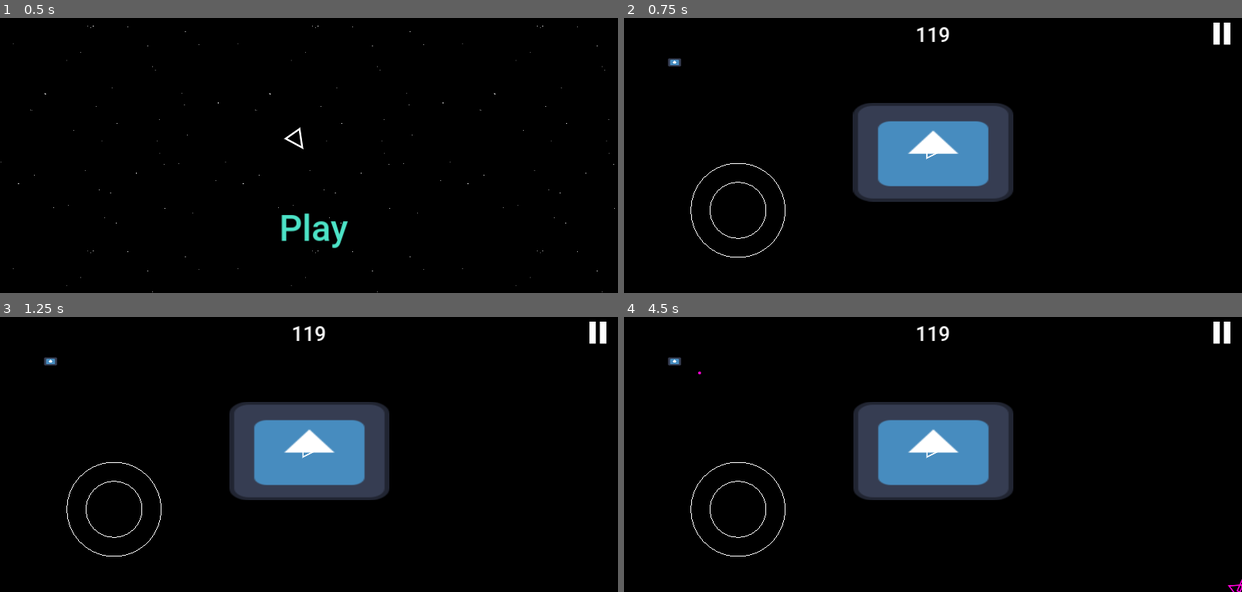
Above: before the commit, frames 1-4 (two rows, left to right).
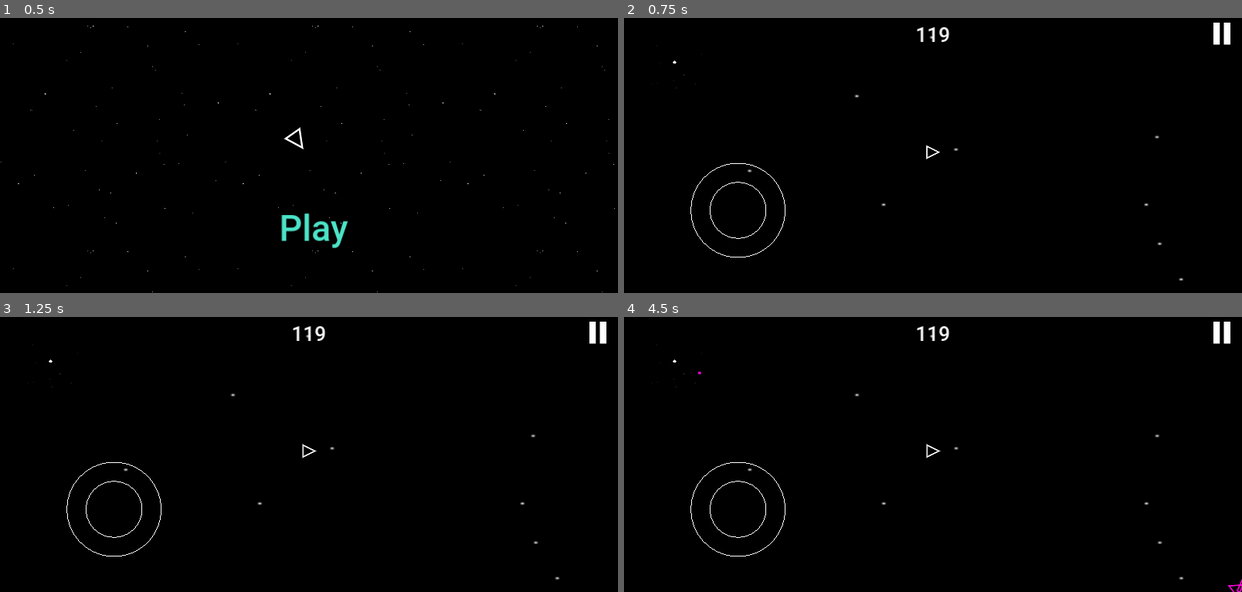
Above: after the commit, the same moments.

Repository: Ryu204/name-later
Game: Godot game, scene res://Layouts/index.tscn
Two runs of this game, one before a commit and one after it. Both use one fixed random seed, a clock stepped at 60 frames per second and the inputs below. The engine's default icon, where the game draws it, is replaced by a stand-in: a white triangle on a blue panel in a dark square.
Inputs (mouse positions are in pixels of both pictures, inside the frame that each line leads up to):
- Up to frame 1 (0.5 s): no input
- Up to frame 2 (0.75 s): click "Play" at 0.5 s
- Up to frame 3 (1.25 s): no input
- Up to frame 4 (4.5 s): click (1223, 333) at 1.25 s; click (933, 451) at 2 s; tap Enter at 2.75, 4.25 s; move the mouse to (1068, 438) at 2.77 s; click (1068, 438) at 2.92 s; tap Space at 3.5 s; move the mouse to (809, 465) at 3.52 s; click (809, 465) at 3.67 s; move the mouse to (994, 388) at 4.27 s; click (994, 388) at 4.42 s

Frame 1 is identical in both runs. In frame 2, 9.3% of the frame differs, in the area x 5-91%, y 6-96%; in frame 3, 9.2%; in frame 4, 9.2%.

Commit message:
fix: config environment manager spawn feat: tree and mud (wip)

Diff:
--- /dev/null
+++ b/Components/Environments/mud.gd
@@ -0,0 +1,18 @@
+class_name Mud
+
+extends Area2D
+
+@export_group('Appearance')
+@export var color: Color
+@export var radius = 100.0
+
+@onready var _collision_shape: CollisionShape2D = $CollisionShape2D
+var _cirlce_shape: CircleShape2D:
+	get:
+		return _collision_shape.shape as CircleShape2D
+
+func _ready() -> void:
+	_cirlce_shape.radius = radius
+
+func _draw() -> void:
+	draw_circle(Vector2.ZERO, radius, color, true, -1.0, true)
--- /dev/null
+++ b/Components/Environments/mud.tscn
@@ -0,0 +1,13 @@
+[gd_scene load_steps=3 format=3 uid="uid://cgv3p1jekge4o"]
+
+[ext_resource type="Script" path="res://Components/Environments/mud.gd" id="1_6jj3w"]
+
+[sub_resource type="CircleShape2D" id="CircleShape2D_66om2"]
+
+[node name="Mud" type="Area2D"]
+script = ExtResource("1_6jj3w")
+color = Color(0.894118, 0.584314, 0.211765, 0.27451)
+radius = 600.0
+
+[node name="CollisionShape2D" type="CollisionShape2D" parent="."]
+shape = SubResource("CircleShape2D_66om2")
--- a/Components/Environments/rock.gd
+++ b/Components/Environments/rock.gd
@@ -1,14 +1,10 @@
 extends ShapeHolder
 
-@export var width = 20.0
-@export var height = 20.0
+@export var radius = 20.0
 
 func _ready() -> void:
 	super()
-	shape.set_vertices(PackedVector2Array([
-		Vector2(-width / 2, height / 2),
-		Vector2(width / 2, height / 2),
-		Vector2(width / 2, -height / 2),
-		Vector2(-width / 2, -height / 2),
-	]))
+
+	shape.set_vertices(MoreMath.regluar_polygon(radius, 5 if randf() > 0.5 else 4))
+
 	shape.control_direction = Constants.GAME_OBJECT_ROCK_MAX_SPEED * MoreMath.random_vector2()
--- /dev/null
+++ b/Components/Environments/tree.gd
@@ -0,0 +1,7 @@
+extends ShapeHolder
+
+@export var radius = 40.0
+
+func _ready() -> void:
+	super()
+	shape.set_vertices(MoreMath.regluar_polygon(radius, 8 if randf() > 0.5 else 6))
--- /dev/null
+++ b/Components/Environments/tree.tscn
@@ -0,0 +1,11 @@
+[gd_scene load_steps=3 format=3 uid="uid://dwvbhnqeo5qaq"]
+
+[ext_resource type="Script" path="res://Components/Environments/tree.gd" id="1_jhnxd"]
+[ext_resource type="PackedScene" uid="uid://cfj21agyf0b47" path="res://Components/shape.tscn" id="2_ocyrm"]
+
+[node name="Tree" type="Node2D" node_paths=PackedStringArray("shape")]
+script = ExtResource("1_jhnxd")
+shape = NodePath("Shape")
+
+[node name="Shape" parent="." instance=ExtResource("2_ocyrm")]
+color = Color(6.8105e-06, 0.701049, 0, 1)
--- a/Components/Manager/environment_manager.gd
+++ b/Components/Manager/environment_manager.gd
@@ -1,12 +1,33 @@
 extends Spawner
 
 @export var player: Player
+@export var start_area_spawn_time: float = 20.0
+@export var area_spawn_rate: float = 0.05
+
+var _non_area_spawn_count: float
 
 func _ready() -> void:
 	initialize(
 		Spawner.spawn_amount_log_callback(0, 0.2),
-		Spawner.spawn_level_random_callback,
+		_get_level,
 		Spawner.spawn_position_rect_callback(),
 		Spawner.spawn_offset_player_callback(player)
 	)
 	add_spawnable(preload(Constants.SCENE_ROCK))
+	add_spawnable(preload(Constants.SCENE_TREE))
+	_non_area_spawn_count = 2
+	add_spawnable(preload(Constants.SCENE_MUD))
+	prespawn.connect(_add_random_rotation)
+
+func _add_random_rotation(node: Node) -> void:
+	if node is not Node2D:
+		return
+	node.rotation = MoreMath.random_number() * PI
+
+func _get_level(current_time: float) -> float:
+	if current_time < start_area_spawn_time:
+		return MoreMath.random_number() * (_non_area_spawn_count / spawnables_list.size() - Constants.EPSILON)
+	var spawn_area = MoreMath.random_number() < area_spawn_rate
+	if spawn_area:
+		return lerp(_non_area_spawn_count / spawnables_list.size(), 1.0, MoreMath.random_number())
+	return _non_area_spawn_count / spawnables_list.size() * MoreMath.random_number()
--- a/Components/Manager/spawner.gd
+++ b/Components/Manager/spawner.gd
@@ -40,7 +40,11 @@
 	var viewport_world_size = get_viewport().get_visible_rect().size
 	var spawn_position = (spawn_position_callback.call(viewport_world_size) as Vector2) + spawn_offset_callback.call()
 
-	var type_index = lerp(0.0, float(spawnables_list.size()), spawn_level_callback.call(_current_time))
+	var type_index = int(lerp(
+		0.0,
+		float(spawnables_list.size()) - Constants.EPSILON,
+		spawn_level_callback.call(_current_time)
+	))
 	var spawned = spawnables_list[type_index].instantiate()
 	spawned.position = spawn_position
 	prespawn.emit(spawned)
--- a/Layouts/game.tscn
+++ b/Layouts/game.tscn
@@ -6,7 +6,7 @@
 [ext_resource type="PackedScene" uid="uid://bit1yaadtv7i" path="res://Components/joystick.tscn" id="3_vmjwi"]
 [ext_resource type="Script" path="res://Scripts/minimap.gd" id="5_2eeet"]
 [ext_resource type="PackedScene" uid="uid://d15dv55or5iyv" path="res://Components/Player/player.tscn" id="6_klyhy"]
-[ext_resource type="Texture2D" uid="uid://bw7w3dar1p84b" path="res://icon.svg" id="6_wk8vg"]
+[ext_resource type="Texture2D" uid="uid://csnksmmsbhq5c" path="res://Textures/background.png" id="6_so354"]
 [ext_resource type="PackedScene" uid="uid://dcgisaekr00fh" path="res://Components/Manager/enemy_manager.tscn" id="7_qbvme"]
 [ext_resource type="PackedScene" uid="uid://vyxt354l20i1" path="res://Components/Manager/environment_manager.tscn" id="8_sisi1"]
 
@@ -68,8 +68,8 @@
 [node name="Camera2D" type="Camera2D" parent="CanvasLayer/SubViewportContainer/SubViewport"]
 
 [node name="Sprite2D" type="Sprite2D" parent="."]
-scale = Vector2(3.1875, 1.96115)
-texture = ExtResource("6_wk8vg")
+scale = Vector2(6.815, 4.52)
+texture = ExtResource("6_so354")
 region_rect = Rect2(74, 0, 326, 400)
 
 [node name="EnemySpawner" parent="." node_paths=PackedStringArray("player") instance=ExtResource("7_qbvme")]
--- a/Scripts/constants.gd
+++ b/Scripts/constants.gd
@@ -13,6 +13,9 @@
 const SCENE_TANK_PRO = _COMPONENT_PREFIX % 'Enemies/tank_pro.tscn'
 
 const SCENE_ROCK = _COMPONENT_PREFIX % 'Environments/rock.tscn'
+const SCENE_TREE = _COMPONENT_PREFIX % 'Environments/tree.tscn'
+const SCENE_MUD = _COMPONENT_PREFIX % 'Environments/mud.tscn'
+
 const SCENE_EXPLOSION = _COMPONENT_PREFIX % 'explosion.tscn'
 
 const GAME_OBJECT_LINE_WIDTH = 2.0
--- a/Scripts/more_math.gd
+++ b/Scripts/more_math.gd
@@ -47,5 +47,14 @@
 	res.status = RootStatus.NONE
 	return res
 
-static func angle_wrap(from: float, to: float):
+static func angle_wrap(from: float, to: float) -> float:
 	return fmod(to - from + 999 * PI, 2 * PI) - PI
+
+static func regluar_polygon(radius: float, n: int) -> PackedVector2Array:
+	assert(n > 2, 'Polygon must have more than 2 sides')
+	var angle_offset = PI / 2 * (n % 2)
+	var vertices = PackedVector2Array()
+	for i in range(n):
+		var angle = 2 * PI * i / n + angle_offset
+		vertices.append(Vector2(radius * cos(angle), radius * sin(angle)))
+	return vertices
